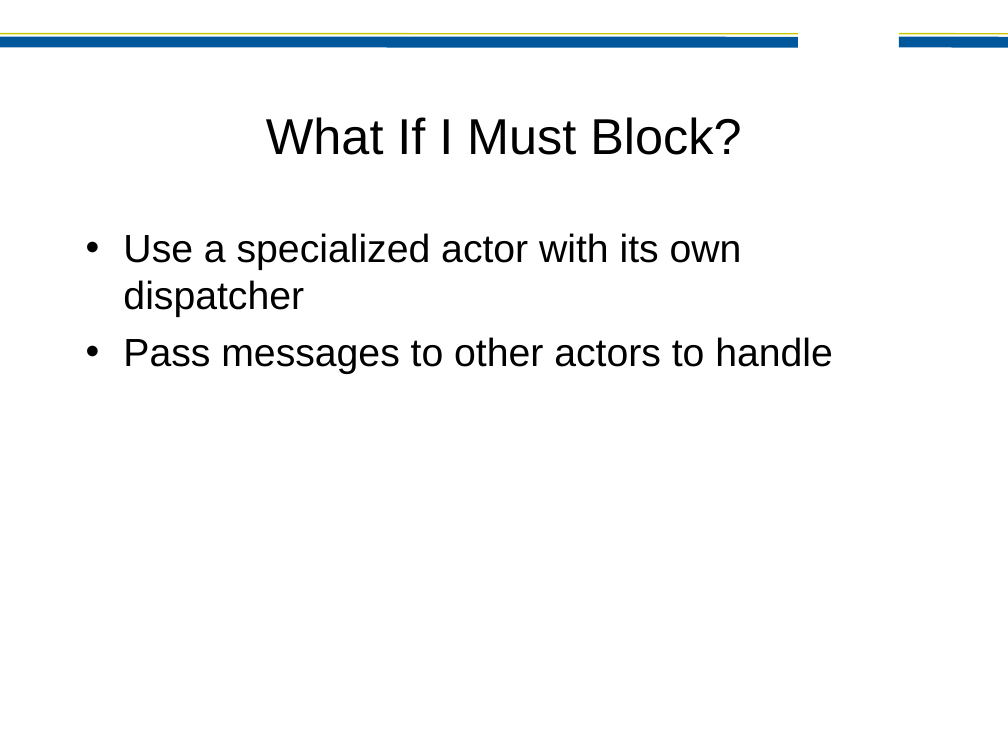
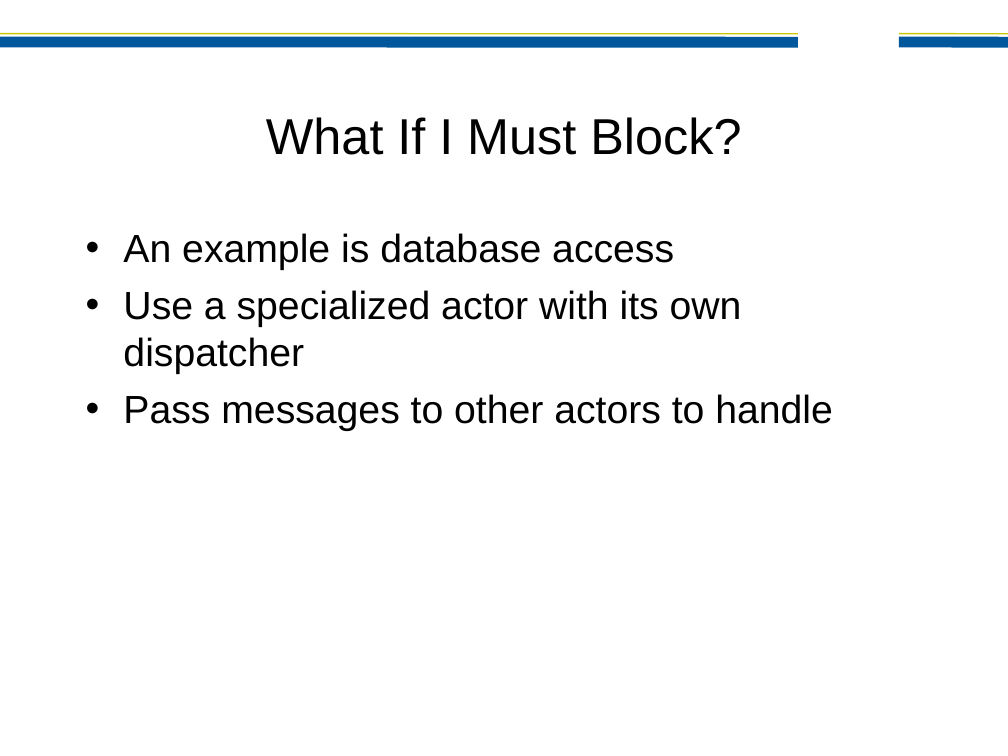
Before and after one commit to jamie-allen/effective_actors, a slide deck: slide 25 of preso/EffectiveActors-JaxConf2012.ppt (slide 23 before the commit). Drawn at 1008x756 pixels with LibreOffice and Linux fonts; fonts in the diff are those of the drawing; background and template pictures are left out. Boxes give left, top, right and bottom in pixels: in the first picture for what was removed or moved away, otherwise in the second. Text is boxed around its words. In the diff, an @@ line names an element or a change of style, - is before the commit and + after.

```diff
--- a/preso/EffectiveActors-JaxConf2012.ppt
+++ b/preso/EffectiveActors-JaxConf2012.ppt
@@ text at (123,233,674,270): paragraph added @@
+• An example is database access
```
Also in this commit, not shown: 10 other slides changed, 5 slides added, 1 other file.
